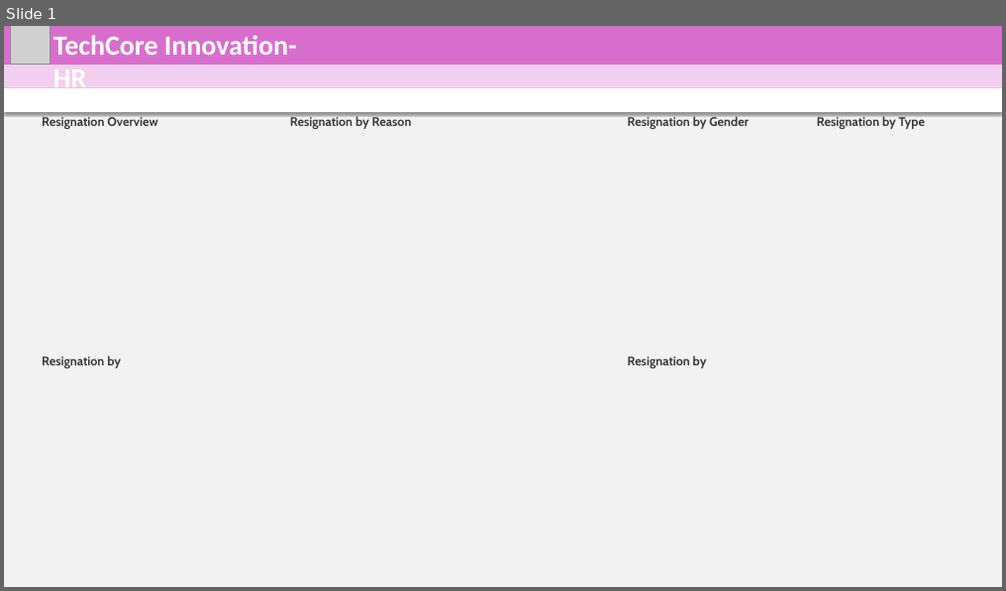
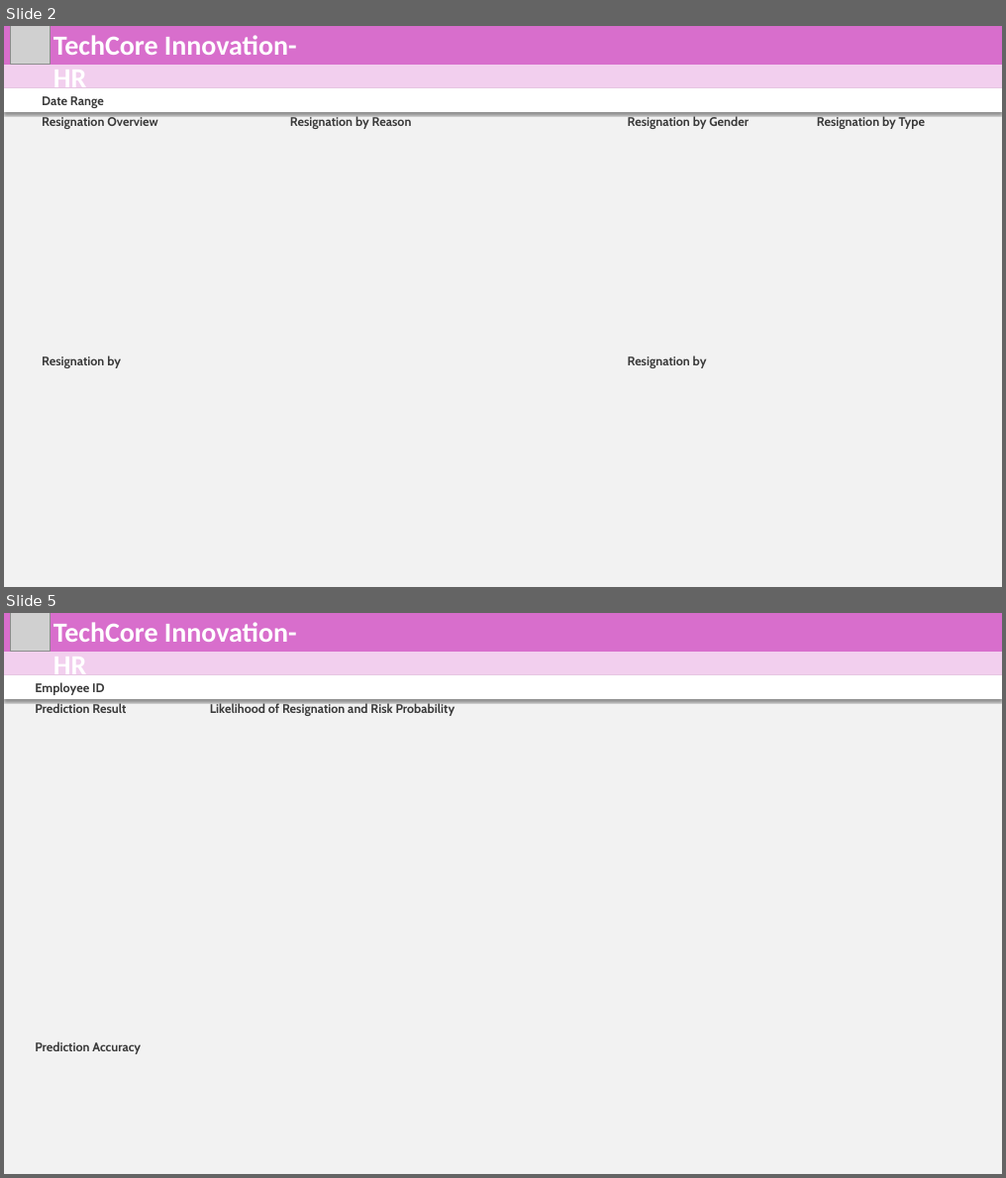
Before and after one commit to mmrnayan/HR-Analysis, a slide deck: New Microsoft PowerPoint Presentation.pptx. Shown one above the other, each under a label of ours: slide 1 before the commit, slides 2 and 5 after it; the slides between them are not shown. The pictures are 1006x591 and 1006x1178 pixels, drawn with LibreOffice and Linux fonts; fonts in the diff are those of the drawing; grey boxes stand for pictures. Boxes give left, top, right and bottom in pixels: in the first picture for what was removed or moved away, otherwise in the second. Text is boxed around its words. In the diff, an @@ line names an element or a change of style, - is before the commit and + after.

Commit message:
resignation design 18/1/24 18:41

```diff
--- a/New Microsoft PowerPoint Presentation.pptx
+++ b/New Microsoft PowerPoint Presentation.pptx
@@ slide 5 added at <box>4,613,1002,1174</box>, background #F2F2F2 @@
@@ rectangle added at <box>4,613,1002,652</box>, fill #D86ECC @@
@@ picture added at <box>10,613,50,651</box> @@
@@ text added at <box>54,622,297,675</box>, 40 pt, text #FFFFFF, bold @@
+TechCore Innovation- HR
@@ rectangle added at <box>4,652,1002,675</box>, fill #F2CFEE @@
@@ rectangle added at <box>4,675,1002,699</box>, fill #FFFFFF @@
@@ text added at <box>35,682,105,695</box>, 18 pt, text #3A3A3A, bold @@
+Employee ID
@@ rounded rectangle added at <box>16,719,178,1037</box>, fill #F2F2F2 @@
@@ text added at <box>35,703,126,713</box>, 18 pt, text #3A3A3A, bold @@
+Prediction Result
@@ rounded rectangle added at <box>192,719,990,1168</box>, fill #F2F2F2 @@
@@ text added at <box>210,703,455,716</box>, 18 pt, text #3A3A3A, bold @@
+Likelihood of Resignation and Risk Probability
@@ rounded rectangle added at <box>16,1058,178,1168</box>, fill #F2F2F2 @@
@@ text added at <box>35,1042,141,1055</box>, 18 pt, text #3A3A3A, bold @@
+Prediction Accuracy
@@ what was slide 1 is now slide 2 @@
@@ slide 2 changed as well @@
@@ text added at <box>42,96,104,108</box>, 18 pt, text #3A3A3A, bold @@
+Date Range
```
Also in this commit, not shown: 1 other slide changed, 3 other slides added, 31 other files.
